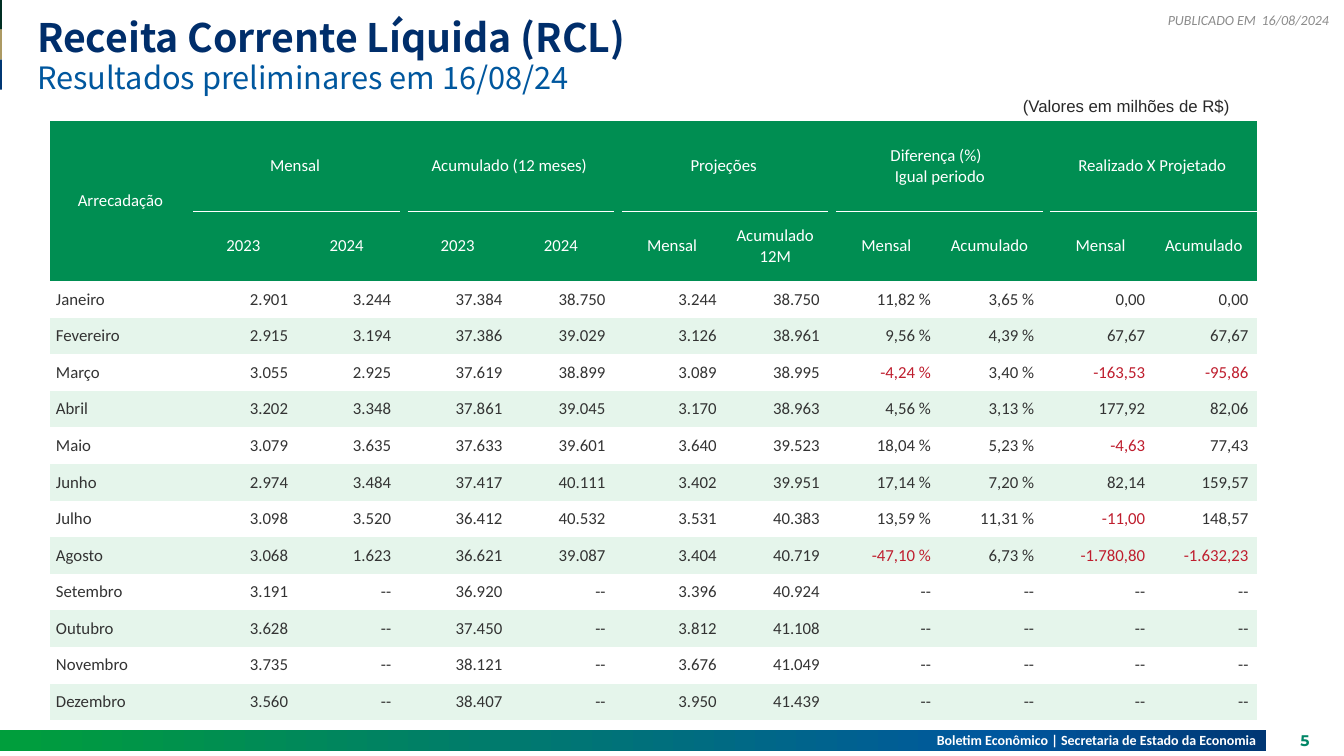
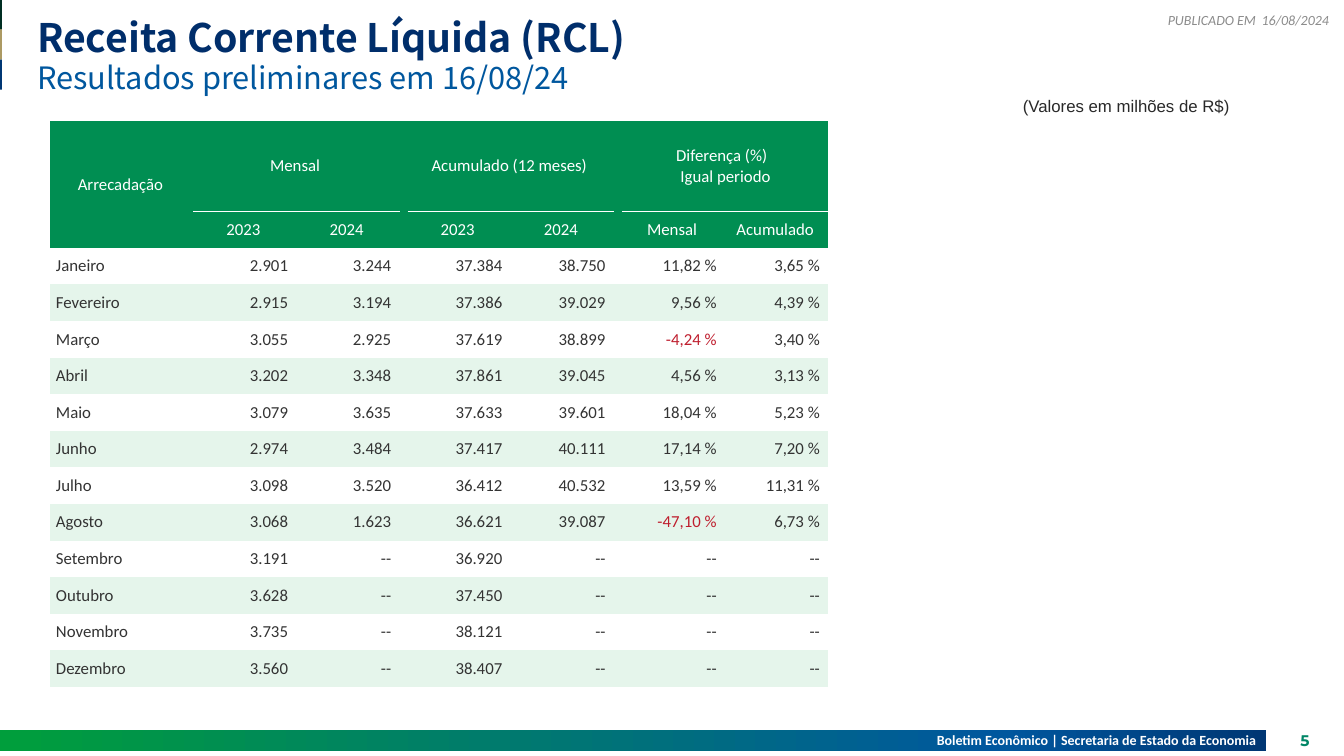
Before and after one commit to raphaellima1/Relatorio_Receita_Publicacao, a slide deck: slide 5 of 2024-08-16V2.pptx. Drawn at 1344x756 pixels with LibreOffice and Linux fonts; fonts in the diff are those of the drawing. Boxes give left, top, right and bottom in pixels: in the first picture for what was removed or moved away, otherwise in the second. Text is boxed around its words. In the diff, an @@ line names an element or a change of style, - is before the commit and + after.

```diff
--- a/2024-08-16V2.pptx
+++ b/2024-08-16V2.pptx
@@ table at (50, 121, 827, 678) @@
-column 8: Projeções | Mensal | 3.244 | 3.126 | 3.089 | 3.170 | 3.640 | 3.402 | 3.531 | 3.404 | 3.396 | 3.812 | 3.676 | 3.950
-column 9:  | Acumulado 12M | 38.750 | 38.961 | 38.995 | 38.963 | 39.523 | 39.951 | 40.383 | 40.719 | 40.924 | 41.108 | 41.049 | 41.439
-column 10:  |  |  |  |  |  |  |  |  |  |  |  |  | 
-column 13:  |  |  |  |  |  |  |  |  |  |  |  |  | 
-column 14: Realizado X Projetado | Mensal | 0,00 | 67,67 | -163,53 | 177,92 | -4,63 | 82,14 | -11,00 | -1.780,80 | -- | -- | -- | --
-column 15:  | Acumulado | 0,00 | 67,67 | -95,86 | 82,06 | 77,43 | 159,57 | 148,57 | -1.632,23 | -- | -- | -- | --
@@ table: place and size @@
-table at (50, 121, 1254, 711)
+table at (50, 121, 827, 678)
```
Also in this commit, not shown: 1 other slide changed, 3 other files.
